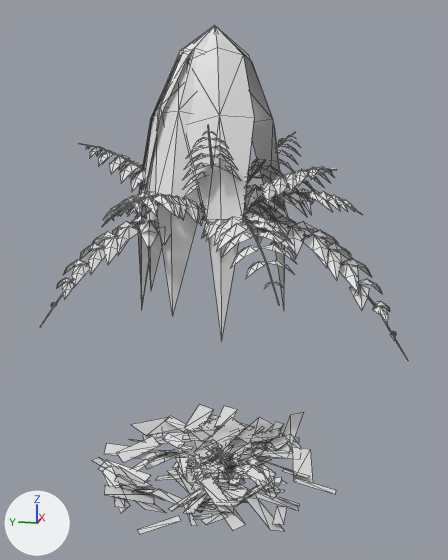
Before and after pictures for a commit that changed the OBJ model game/assets/models/plants/SM_Plant_TreeFernYoung_Leaf.obj.
Both versions are drawn from a 50 mm camera at (-5.72, -1.23, 3.47) aimed at (0.09, -0.06, 2.02). Lighting does not change. The marker at lower left points along +X, +Y and +Z. The older version comes first. Mesh edges are drawn as thin lines. Where no turn or scale is listed for an object, it has been applied to the vertices. Vertices at exactly the same position are counted once.

The first picture shows 'SM_Plant_TreeFernYoung_Leaf'.
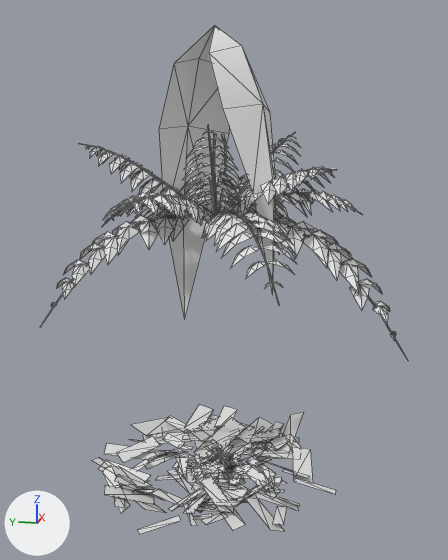
Location of each change, [x1, y1, x2, y2] in pixels of the pictures (448 x 560 px):
part 1 of me_sm_plant_treefernyoung_leaf, cut back
    before: [137, 26, 285, 339]
    after: [159, 26, 276, 319]

The change, as a diff of the scene's bpy script:
```diff
--- a/game/assets/models/plants/SM_Plant_TreeFernYoung_Leaf.obj.py
+++ b/game/assets/models/plants/SM_Plant_TreeFernYoung_Leaf.obj.py
@@ me_sm_plant_treefernyoung_leaf @@
 # used by ob_sm_plant_treefernyoung_leaf; location = (0.0, 0.0, 0.0)
-me_sm_plant_treefernyoung_leaf.from_pydata(...)  # 2751 vertices, 2828 faces; spans x -1.38..1.67, y -1.82..1.39, z -0.12..4.34
+me_sm_plant_treefernyoung_leaf.from_pydata(...)  # 2711 vertices, 2780 faces; spans x -1.38..1.67, y -1.82..1.39, z -0.12..4.34
+# me_sm_plant_treefernyoung_leaf part 1
+# 44 vertices are removed from x -0.75..0.64, y -0.62..0.78, z 1.6..4.13
+# 55 faces are deleted
+# 16 vertices move from x -0.45..0.33, y -0.03..0.62, z 2.74..4.14 to x -0.51..0.69, y -0.49..0.66, z 2.54..4.15
+# 4 vertices are added at (-0.36, -0.59, 2.94), (-0.1, -0.58, 2.92), (-0.36, -0.6, 2.01), (0.7, 0.51, 1.39)
+# 7 new faces join them
```
